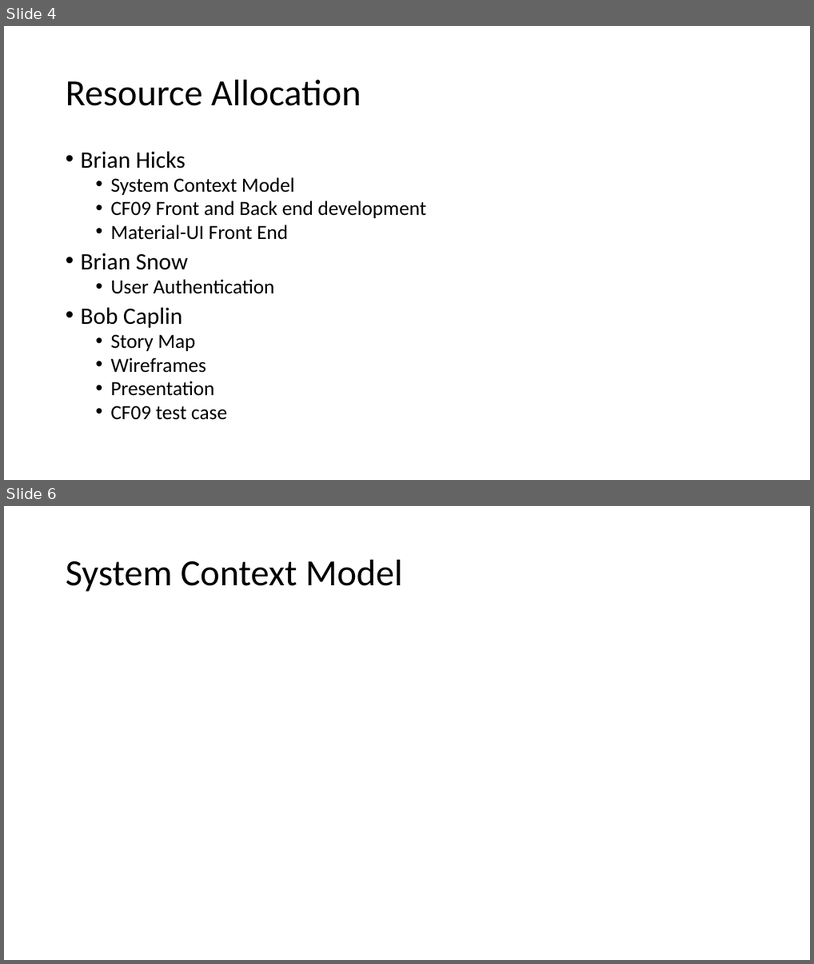
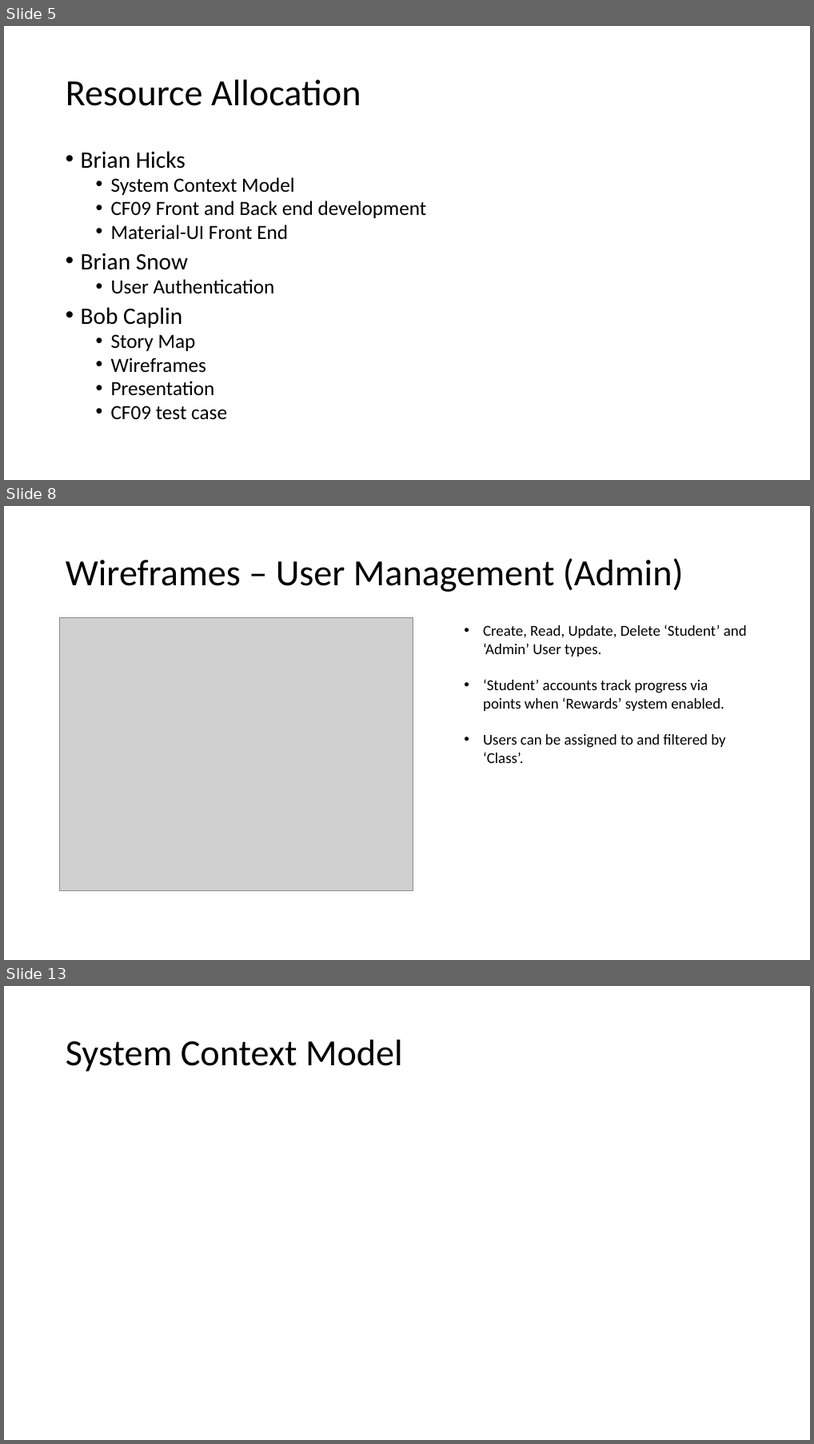
Before and after one commit to audiblePi/career-finder, a slide deck: docs/sprint1Presentation.pptx. Shown one above the other, each under a label of ours: slides 4 and 6 before the commit, slides 5, 8 and 13 after it; the slides between them are not shown. The pictures are 814x964 and 814x1444 pixels, drawn with LibreOffice and Linux fonts; fonts in the diff are those of the drawing; grey boxes stand for pictures. Boxes give left, top, right and bottom in pixels: in the first picture for what was removed or moved away, otherwise in the second. Text is boxed around its words. In the diff, an @@ line names an element or a change of style, - is before the commit and + after.

Commit message:
Added preview Wireframes... these should be replaced with final versions.

```diff
--- a/docs/sprint1Presentation.pptx
+++ b/docs/sprint1Presentation.pptx
@@ slide 8 added at <box>4,506,810,960</box>, background #FFFFFF @@
@@ title added at <box>66,558,684,592</box>, 44 pt, text #000000 @@
+Wireframes – User Management (Admin)
@@ picture added at <box>60,618,413,891</box> @@
@@ text added at <box>483,624,747,763</box>, 18 pt, text #000000 @@
+• Create, Read, Update, Delete ‘Student’ and ‘Admin’ User types.
+• ‘Student’ accounts track progress via points when ‘Rewards’ system enabled.
+• Users can be assigned to and filtered by ‘Class’.
@@ what was slide 4 is now slide 5 @@
@@ what was slide 6 is now slide 13 @@
```
Also in this commit, not shown: 4 slides changed, 6 other slides added.
